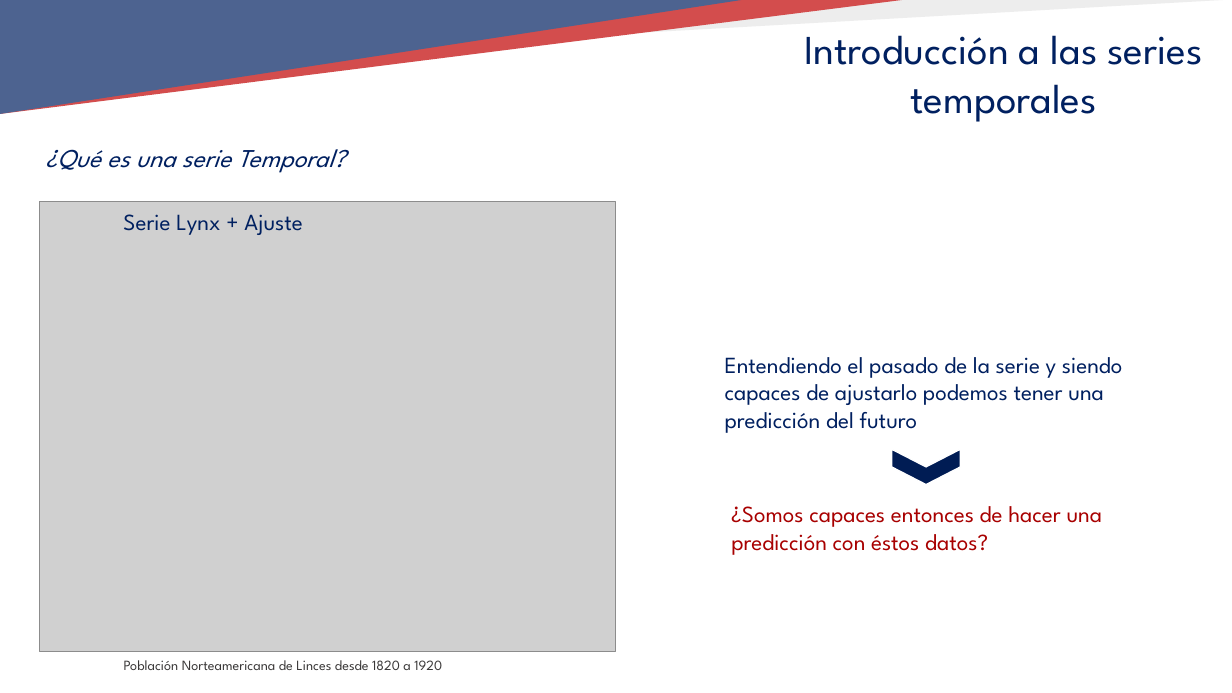
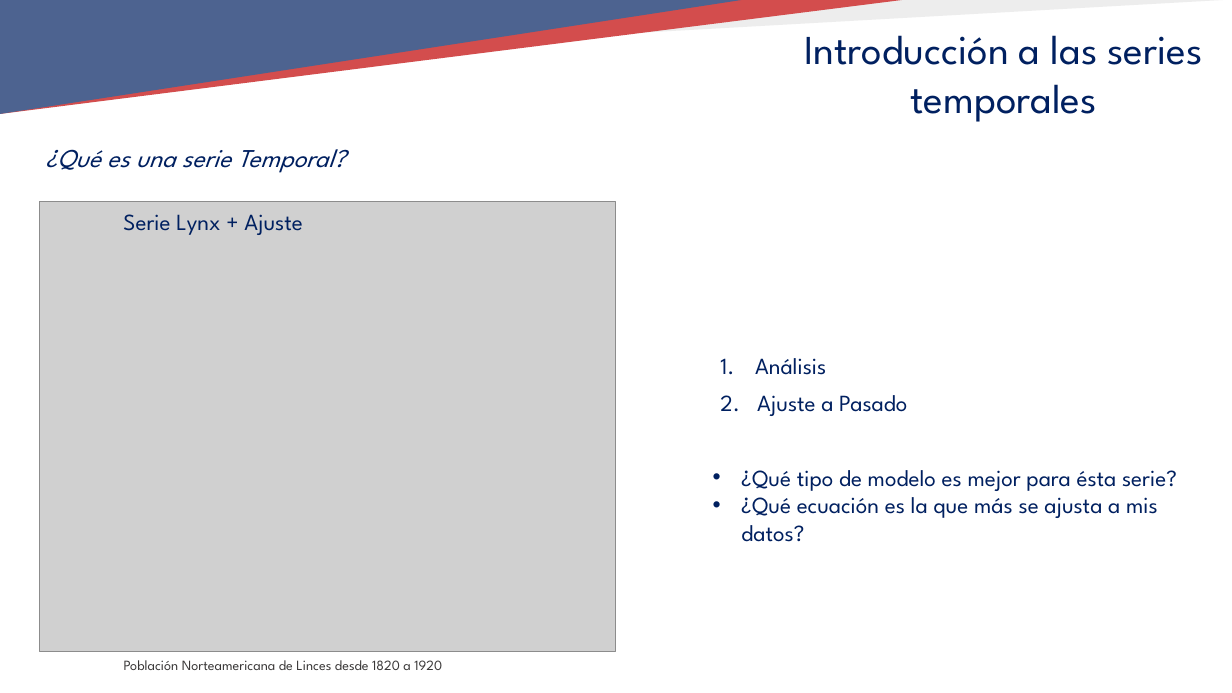
Before and after one commit to TeresaLendez/timeseries_lab-1, a slide deck: slide 14 of 01_INTRODUCTION/01_INTRODUCCION_TSLAB.pptx (slide 13 before the commit). Drawn at 1232x693 pixels with LibreOffice and Linux fonts; fonts in the diff are those of the drawing; grey boxes stand for pictures; background and template pictures are left out. Boxes give left, top, right and bottom in pixels: in the first picture for what was removed or moved away, otherwise in the second. Text is boxed around its words. In the diff, an @@ line names an element or a change of style, - is before the commit and + after.

```diff
--- a/01_INTRODUCTION/01_INTRODUCCION_TSLAB.pptx
+++ b/01_INTRODUCTION/01_INTRODUCCION_TSLAB.pptx
@@ text removed at (725,357,1123,433) @@
-Entendiendo el pasado de la serie y siendo capaces de ajustarlo podemos tener una predicción del futuro
@@ text added at (755,358,826,375), 18 pt, text #002060 @@
+1. Análisis
@@ text added at (720,395,907,416), 18 pt, text #002060 @@
+2. Ajuste a Pasado
@@ chevron removed at (892,449,960,484) @@
@@ text added at (741,470,1177,542), 18 pt, text #002060 @@
+• ¿Qué tipo de modelo es mejor para ésta serie?
+• ¿Qué ecuación es la que más se ajusta a mis datos?
@@ text removed at (731,506,1103,555) @@
-¿Somos capaces entonces de hacer una predicción con éstos datos?
```
Also in this commit, not shown: 4 other slides changed, 2 slides added, 1 other file.
